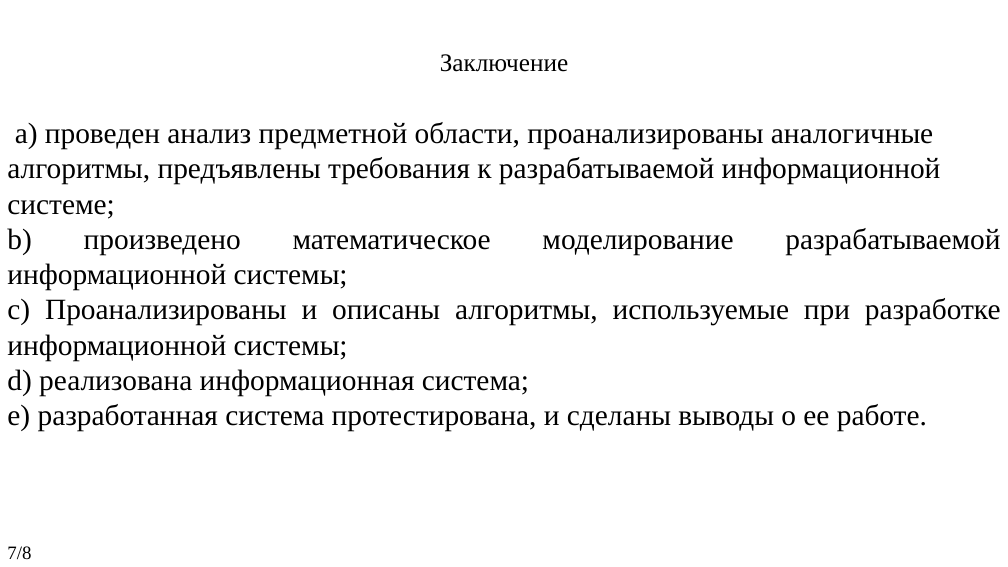
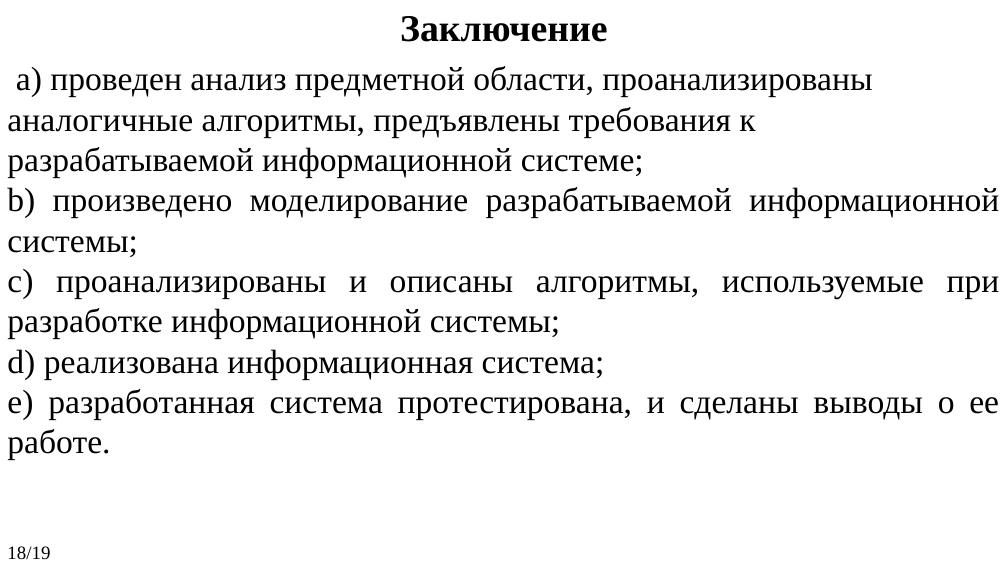
Before and after one commit to KanVull/Recognistion, a slide deck: slide 18 of ПЗ и Презентации/Презентация на ВКР.pptx (slide 7 before the commit). Drawn at 1008x567 pixels with LibreOffice and Linux fonts; fonts in the diff are those of the drawing. Boxes give left, top, right and bottom in pixels: in the first picture for what was removed or moved away, otherwise in the second. Text is boxed around its words. In the diff, an @@ line names an element or a change of style, - is before the commit and + after.

```diff
--- a/ПЗ и Презентации/Презентация на ВКР.pptx
+++ b/ПЗ и Презентации/Презентация на ВКР.pptx
@@ text "Заключение": place and size @@
-text "Заключение" at <box>440,54,568,72</box>
+text "Заключение" at <box>400,16,608,42</box>
@@ text "Заключение" at <box>400,16,608,42</box>: size 24 to 36 pt, bold on @@
@@ text "a) проведен анализ предметной области, ...": place and size @@
-text "a) проведен анализ предметной области, ..." at <box>7,122,1001,432</box>
+text "a) проведен анализ предметной области, ..." at <box>7,66,1000,460</box>
@@ text at <box>7,66,999,460</box>: size 28 to 32 pt in "a) проведен анализ предметной области, проанализированы анал ...", "d) реализована информационная система;", "e) разработанная система протестирована, и сделаны выводы ..." @@
@@ text at <box>7,187,1000,339</box>: text changed; size 28 to 32 pt @@
-b) произведено математическое моделирование разрабатываемой информационной системы;
-c) Проанализированы и описаны алгоритмы, используемые при разработке информационной системы;
+b) произведено моделирование разрабатываемой информационной системы;
+c) проанализированы и описаны алгоритмы, используемые при разработке информационной системы;
@@ text removed at <box>7,546,31,559</box> @@
-7/8
@@ text added at <box>7,546,50,560</box>, 18 pt, text #000000 @@
+18/19
```
Also in this commit, not shown: 2 other slides changed, 15 slides added, 4 slides removed, 12 other files.
